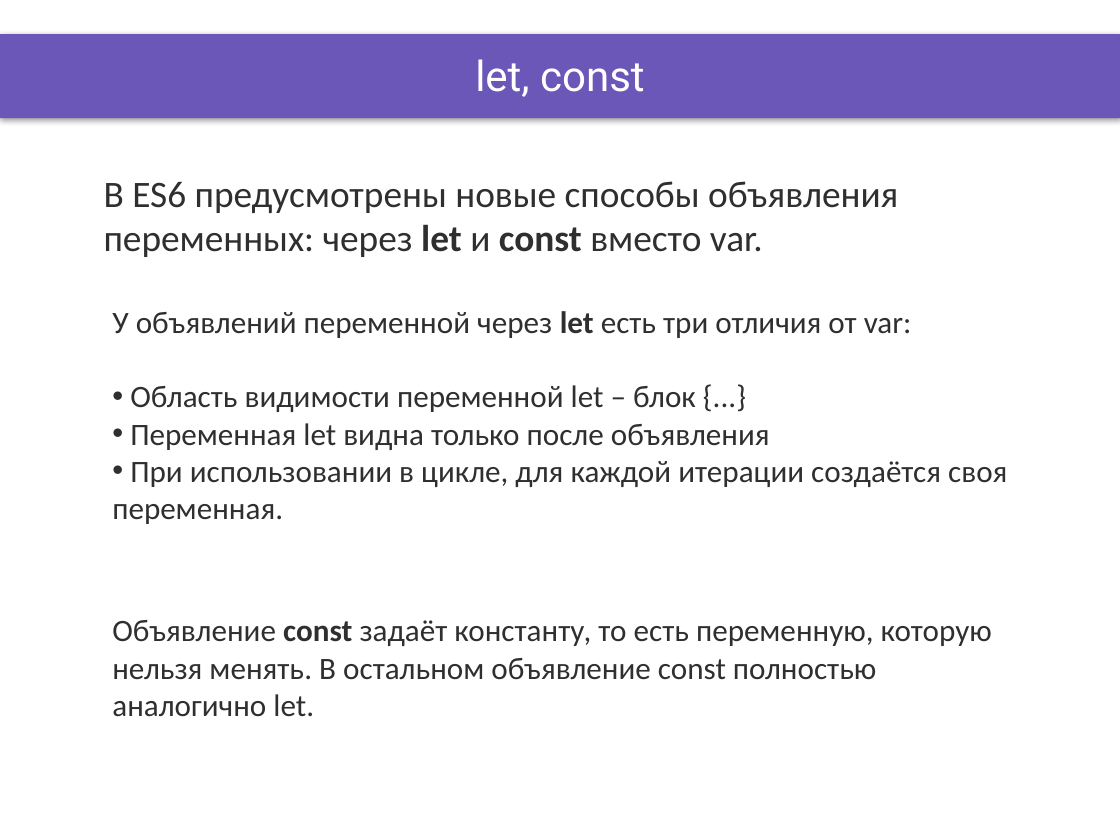
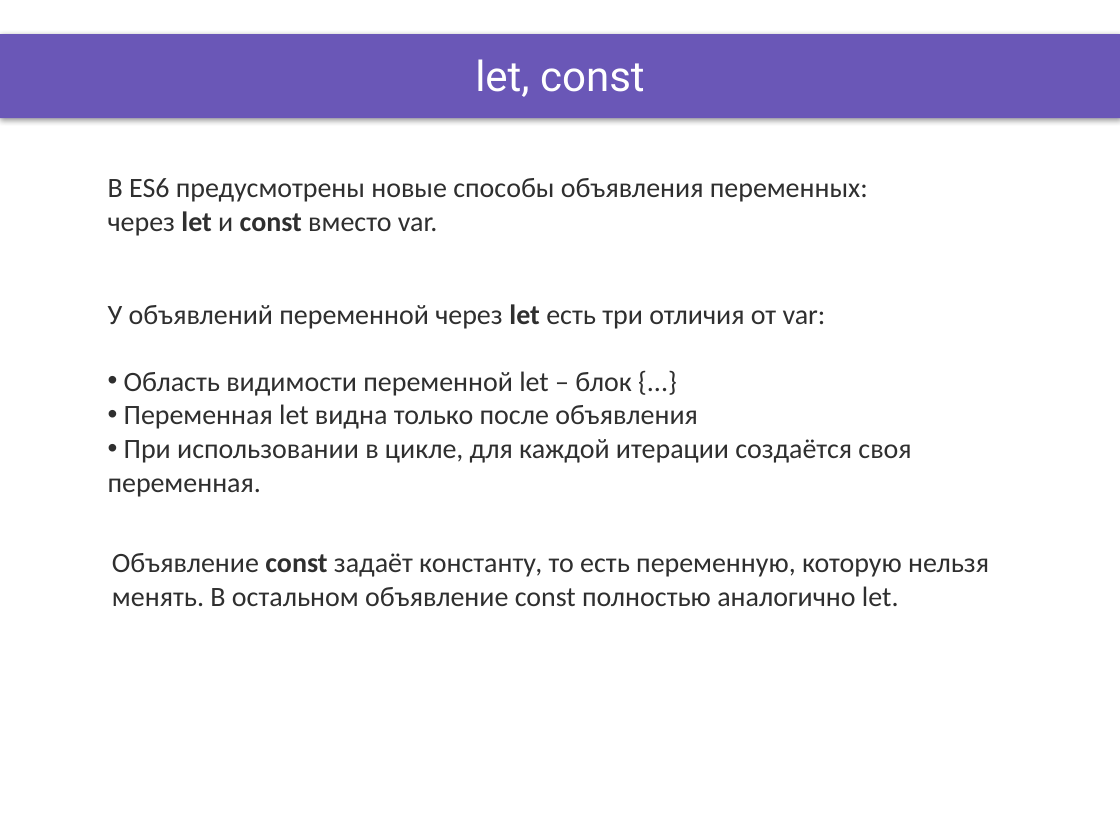
Before and after one commit to DinamickaDevelopment/ignite, a slide deck: slide 2 of ReactJS/lesson_22/Presentation/ES6_7.pptx. Drawn at 1120x840 pixels with LibreOffice and Linux fonts; fonts in the diff are those of the drawing; background and template pictures are left out. Boxes give left, top, right and bottom in pixels: in the first picture for what was removed or moved away, otherwise in the second. Text is boxed around its words. In the diff, an @@ line names an element or a change of style, - is before the commit and + after.

```diff
--- a/ReactJS/lesson_22/Presentation/ES6_7.pptx
+++ b/ReactJS/lesson_22/Presentation/ES6_7.pptx
@@ text "В ES6 предусмотрены новые способы ..." at bbox=[108, 178, 868, 236]: size 24 to 18 pt @@
@@ text "У объявлений переменной через let ..." at bbox=[108, 304, 911, 497]: size 20 to 18 pt @@
@@ text "Объявление const задаёт константу, то ..." at bbox=[112, 553, 989, 606]: size 20 to 18 pt @@
@@ text "Объявление const задаёт константу, то ...": place and size @@
-text "Объявление const задаёт константу, то ..." at bbox=[112, 620, 992, 717]
+text "Объявление const задаёт константу, то ..." at bbox=[112, 553, 989, 606]
```
Also in this commit, not shown: 5 other slides changed.
